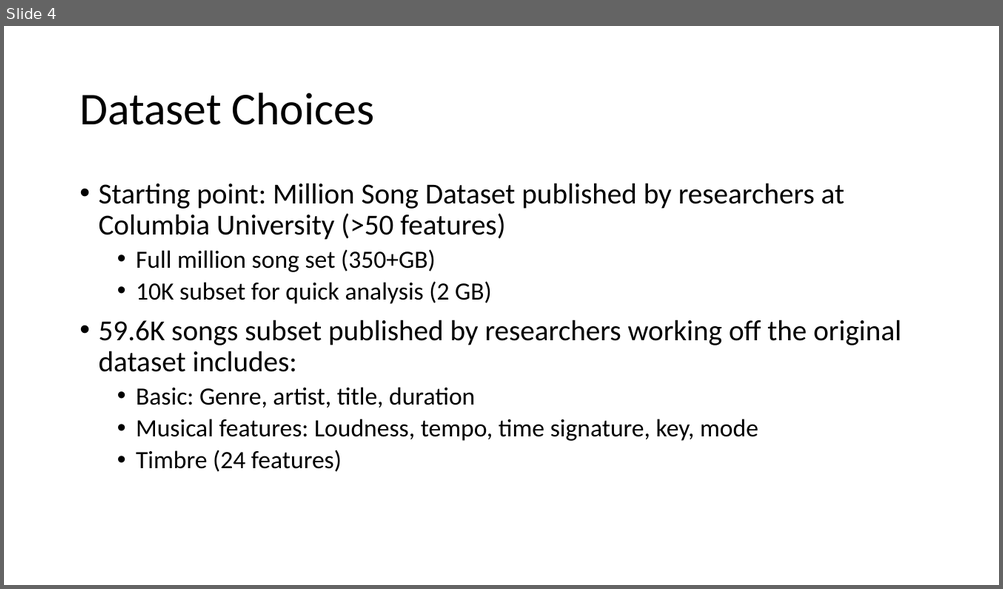
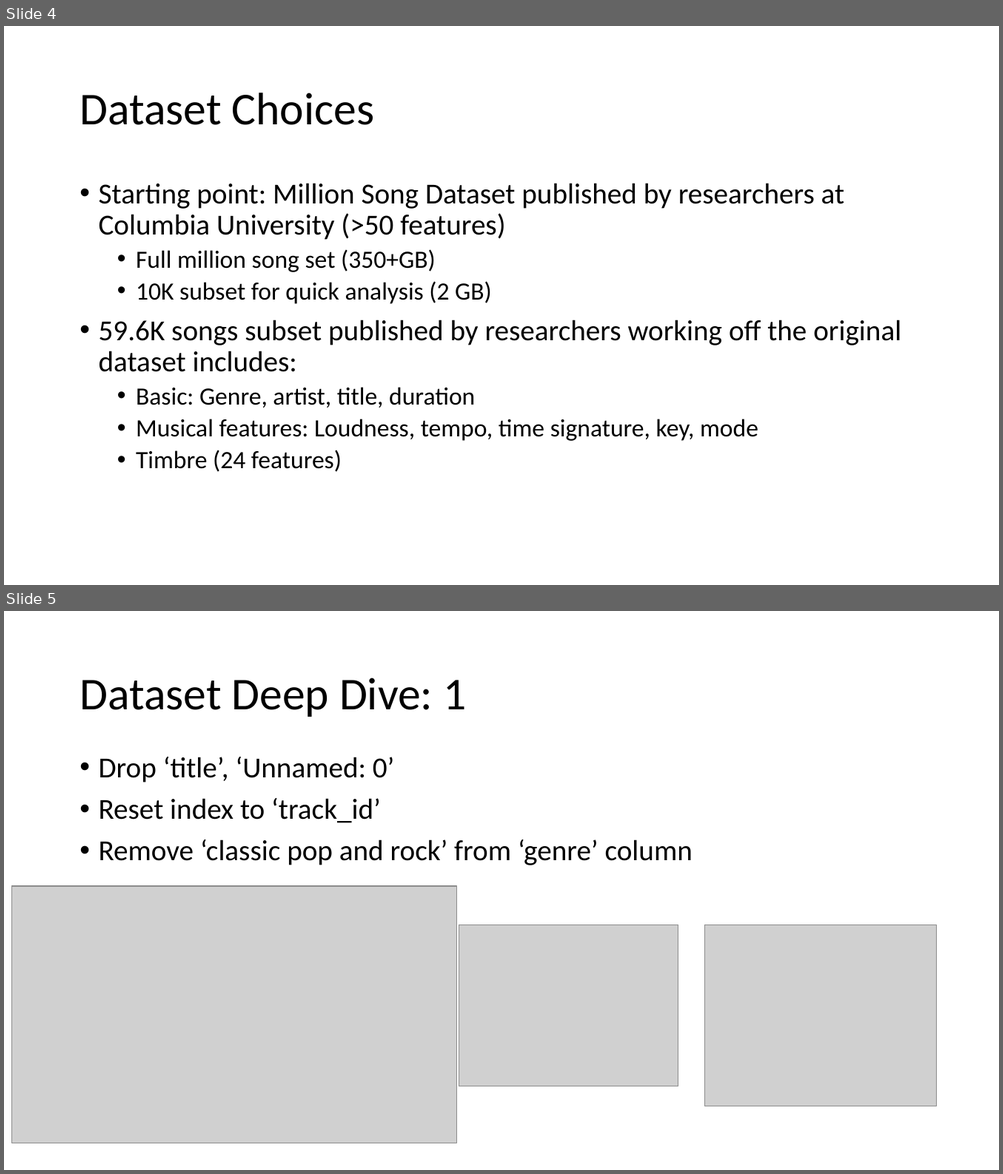
Before and after one commit to hmdev649/dsc-mod-3-project-seattle-ds-012720, a slide deck: reports/song-classifier.pptx. Shown one above the other, each under a label of ours: slide 4 before the commit, slides 4 and 5 after it. The pictures are 1003x589 and 1003x1174 pixels, drawn with LibreOffice and Linux fonts; fonts in the diff are those of the drawing; grey boxes stand for pictures. Boxes give left, top, right and bottom in pixels: in the first picture for what was removed or moved away, otherwise in the second. Text is boxed around its words. In the diff, an @@ line names an element or a change of style, - is before the commit and + after.

```diff
--- a/reports/song-classifier.pptx
+++ b/reports/song-classifier.pptx
@@ slide 5 added at (4, 611, 999, 1170), background #FFFFFF @@
@@ title added at (79, 678, 466, 717), 44 pt, text #000000 @@
+Dataset Deep Dive: 1
@@ text added at (99, 757, 692, 866), 28 pt, text #000000 @@
+• Drop ‘title’, ‘Unnamed: 0’
+• Reset index to ‘track_id’
+• Remove ‘classic pop and rock’ from ‘genre’ column
@@ picture added at (12, 886, 457, 1143) @@
@@ picture added at (458, 925, 677, 1087) @@
@@ picture added at (705, 925, 936, 1107) @@
```
Also in this commit, not shown: 4 slides changed, 5 other files.
